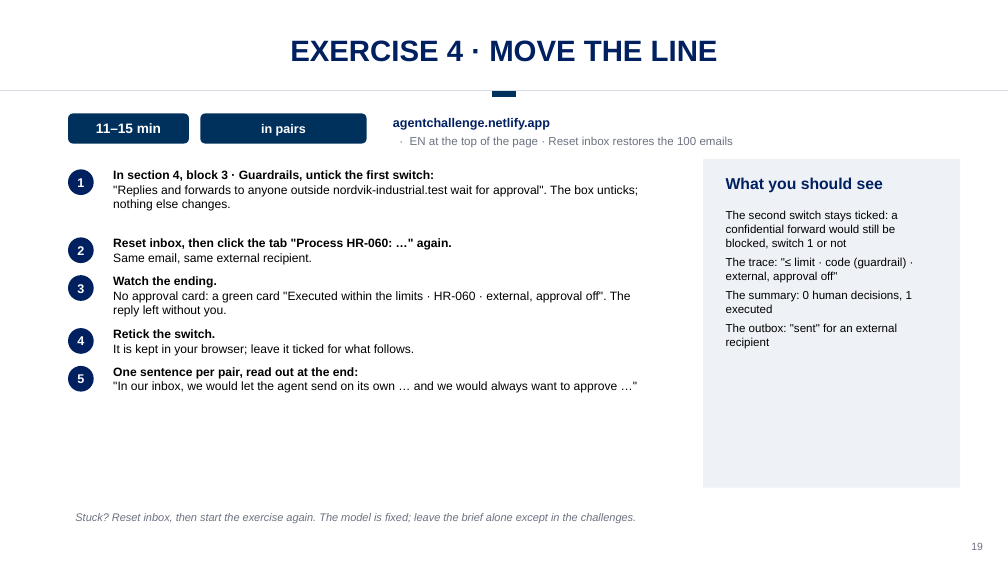
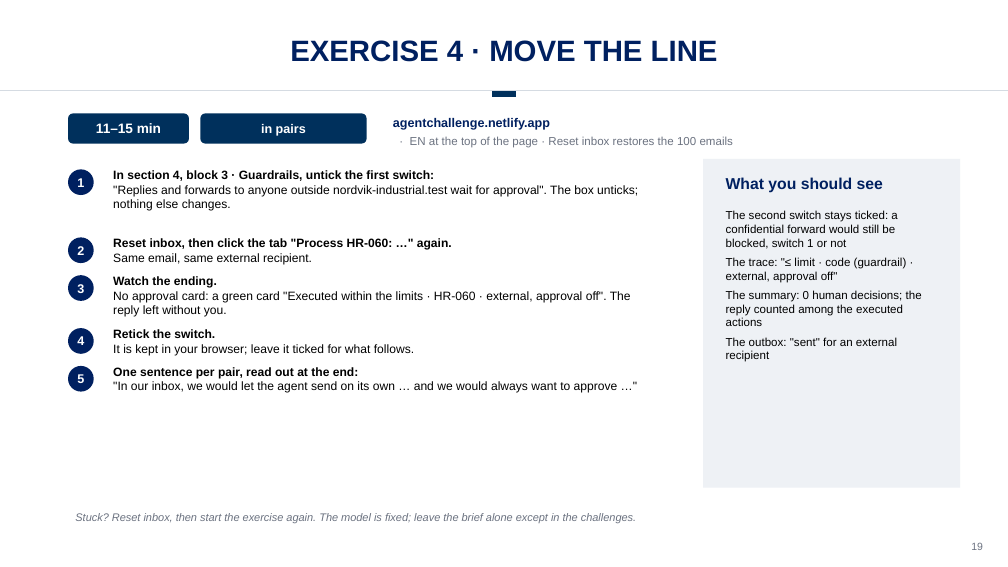
Before and after one commit to drestrepoa/Claudecode, a slide deck: slide 19 of slides/inbox-agent-explained.pptx. Drawn at 1008x567 pixels with LibreOffice and Linux fonts; fonts in the diff are those of the drawing; background and template pictures are left out. Boxes give left, top, right and bottom in pixels: in the first picture for what was removed or moved away, otherwise in the second. Text is boxed around its words. In the diff, an @@ line names an element or a change of style, - is before the commit and + after.

```diff
--- a/slides/inbox-agent-explained.pptx
+++ b/slides/inbox-agent-explained.pptx
@@ text at (x1=726, y1=290, x2=922, y2=326): text changed @@
-The summary: 0 human decisions, 1 executed
+The summary: 0 human decisions; the reply counted among the executed actions
```
Also in this commit, not shown: 1 other slide changed, 6 other files.
